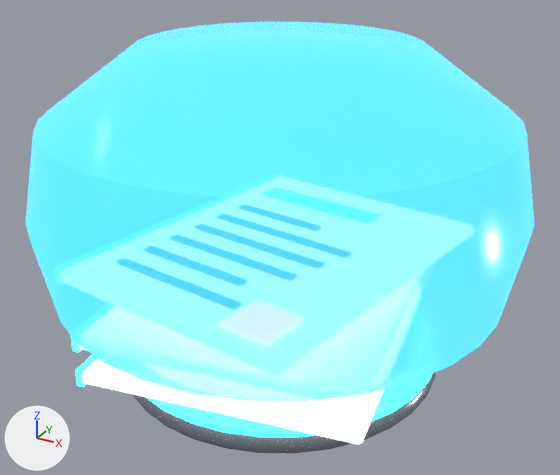
What one commit did to the glTF model assets/models/stations/document.glb.
One viewpoint serves both versions: a 50 mm lens placed at (0.209, -0.38, 0.273), pointed at (0.003, -0.006, 0.087). Every picture has the same lights, and +X, +Y and +Z are marked at lower left. The picture after the commit comes second.

Objects in the first picture: 'document'.
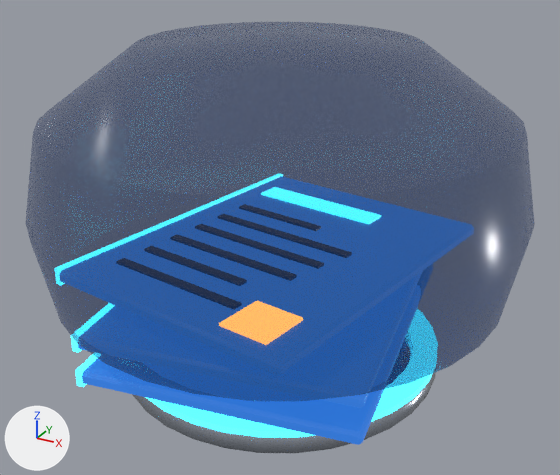
What differs and where, as boxes (x1, y1, x2, y2) in the pictures (560 x 475 px):
'document', recoloured, surface changed: (26, 22, 534, 450) in both

The edits, one by one:
Material 'Paper' (mat_paper) changes colour from white #f7faff to dark blue #193861; in linear values from (0.93, 0.96, 1.0) to (0.01, 0.04, 0.12).
In material 'Paper' (mat_paper), emission_color goes from (0.85, 0.93, 1.0) (white #edf7ff) to (0.024, 0.16, 0.6) (blue #2b6fcb).
In material 'Paper' (mat_paper), emission_strength goes from 1.2 to 1.0.
Material 'Holo' (mat_holo) changes colour from blue #277cff to black #08122b; in linear values from (0.02, 0.2, 1.0) to (0.0024, 0.006, 0.0242).
In material 'Holo' (mat_holo), alpha goes from 0.8 to 0.55.
In material 'Holo' (mat_holo), emission_color goes from (0.03, 0.24, 1.0) (blue #3086ff) to (0.004, 0.02, 0.07) (dark blue #0d274b).
In material 'Holo' (mat_holo), emission_strength goes from 3.0 to 1.0.
